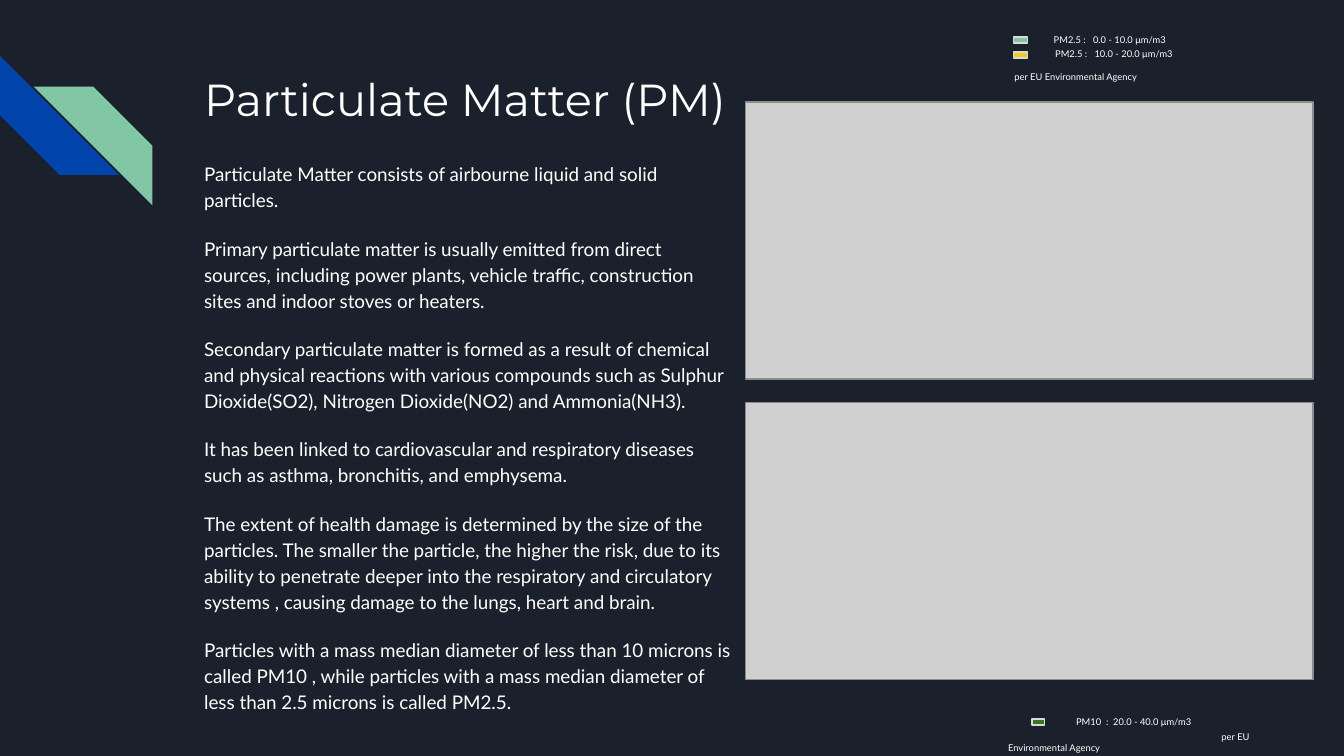
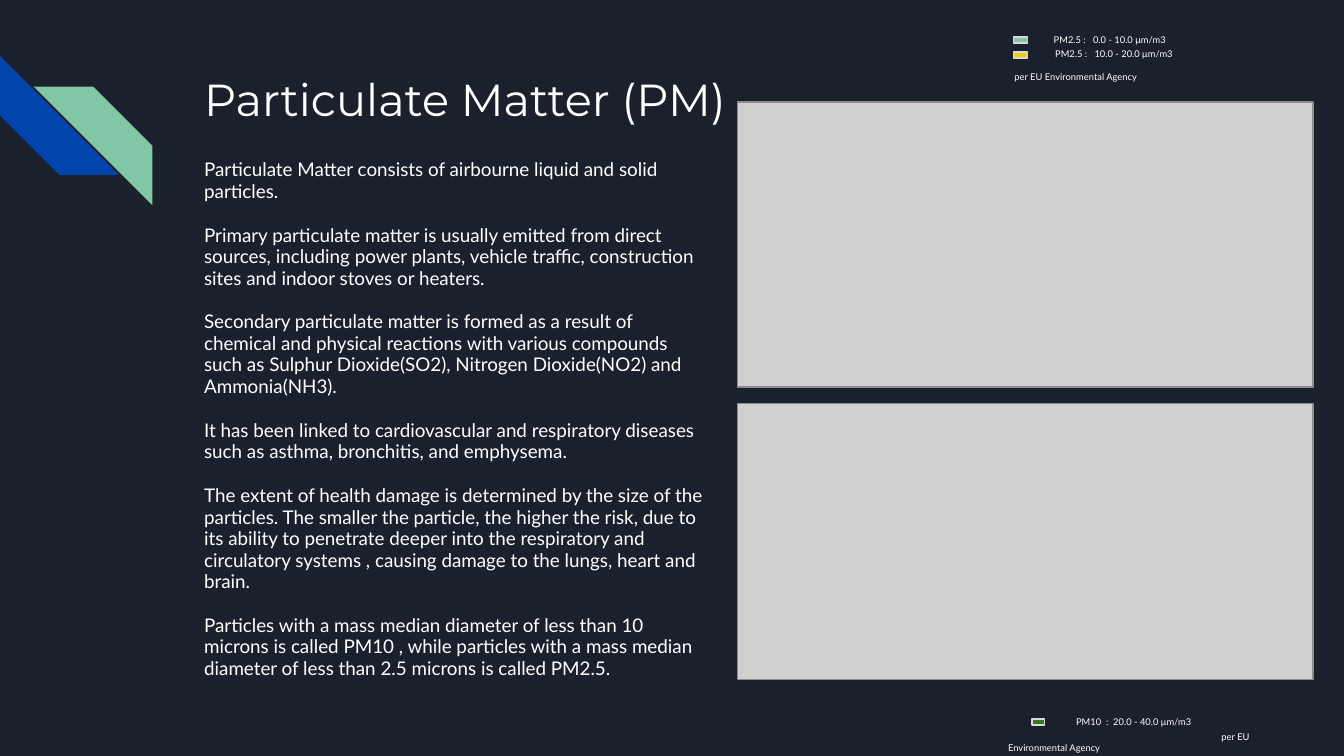
Before and after one commit to marinos32/Google-Data-Analytics-Capstone-Project, a slide deck: slide 10 of Air Pollution Change in Cyprus 2018-2023.pptx (slide 11 before the commit). Drawn at 1344x756 pixels with LibreOffice and Linux fonts; fonts in the diff are those of the drawing; grey boxes stand for pictures. Boxes give left, top, right and bottom in pixels: in the first picture for what was removed or moved away, otherwise in the second. Text is boxed around its words. In the diff, an @@ line names an element or a change of style, - is before the commit and + after.

```diff
--- a/Air Pollution Change in Cyprus 2018-2023.pptx
+++ b/Air Pollution Change in Cyprus 2018-2023.pptx
@@ picture: place and size @@
-picture at <box>746,102,1313,379</box>
+picture at <box>738,102,1313,387</box>
@@ text "Particulate Matter consists of airbourne ..." at <box>204,162,702,675</box>: line spacing 1.15 to 0.95 @@
@@ picture: place and size @@
-picture at <box>746,403,1313,680</box>
+picture at <box>738,403,1313,679</box>
```
Also in this commit, not shown: 6 other slides changed, 1 slide removed.
